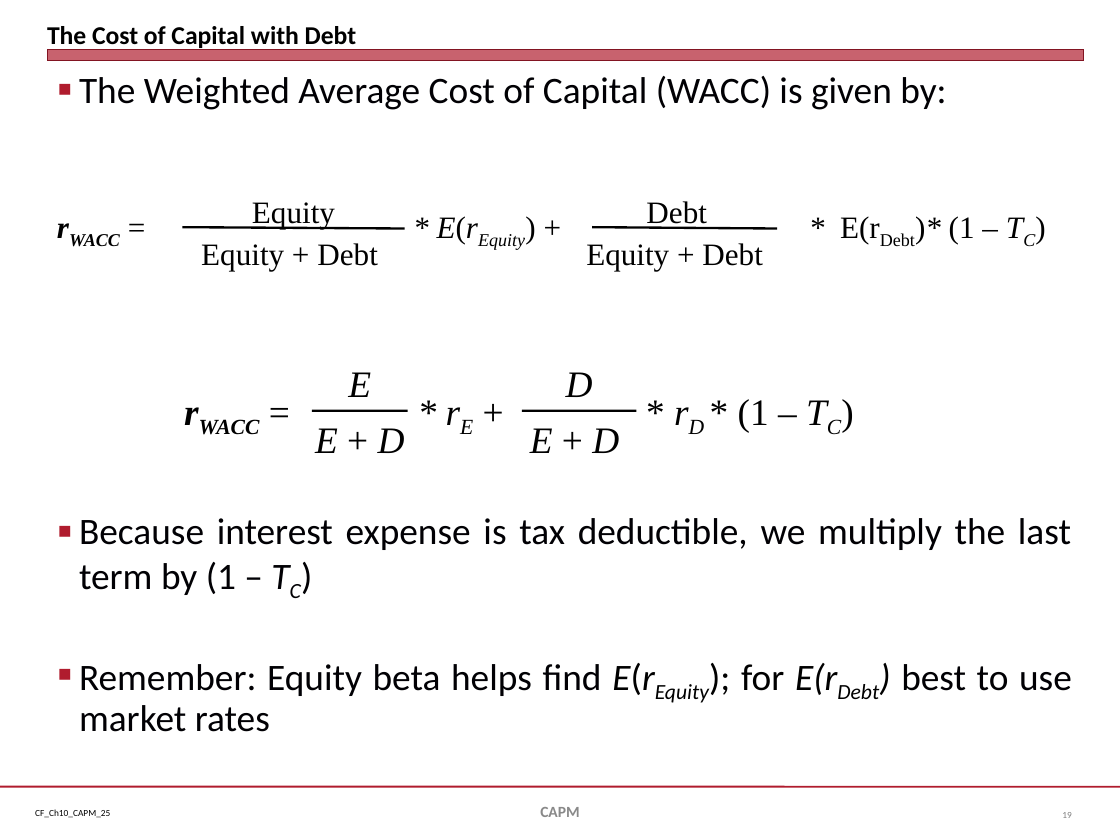
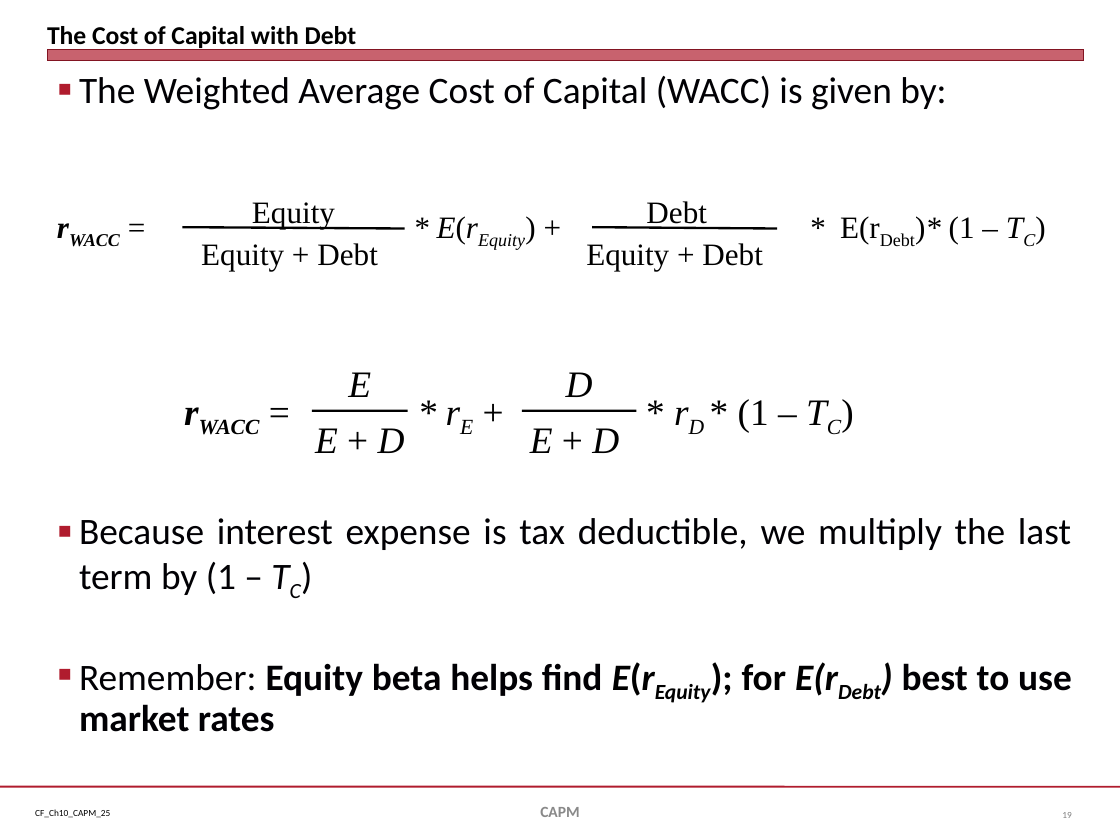
Before and after one commit to jmc877/Corporate-Finance, a slide deck: slide 19 of slides/CF_Ch10_CAPM_25.pptx. Drawn at 1120x840 pixels with LibreOffice and Linux fonts; fonts in the diff are those of the drawing. Boxes give left, top, right and bottom in pixels: in the first picture for what was removed or moved away, otherwise in the second. Text is boxed around its words. In the diff, an @@ line names an element or a change of style, - is before the commit and + after.

```diff
--- a/slides/CF_Ch10_CAPM_25.pptx
+++ b/slides/CF_Ch10_CAPM_25.pptx
@@ text at <box>79,662,1072,732</box>: bold on in "Equity beta helps find E(rEquity); for E(rDebt) ..." @@
```
